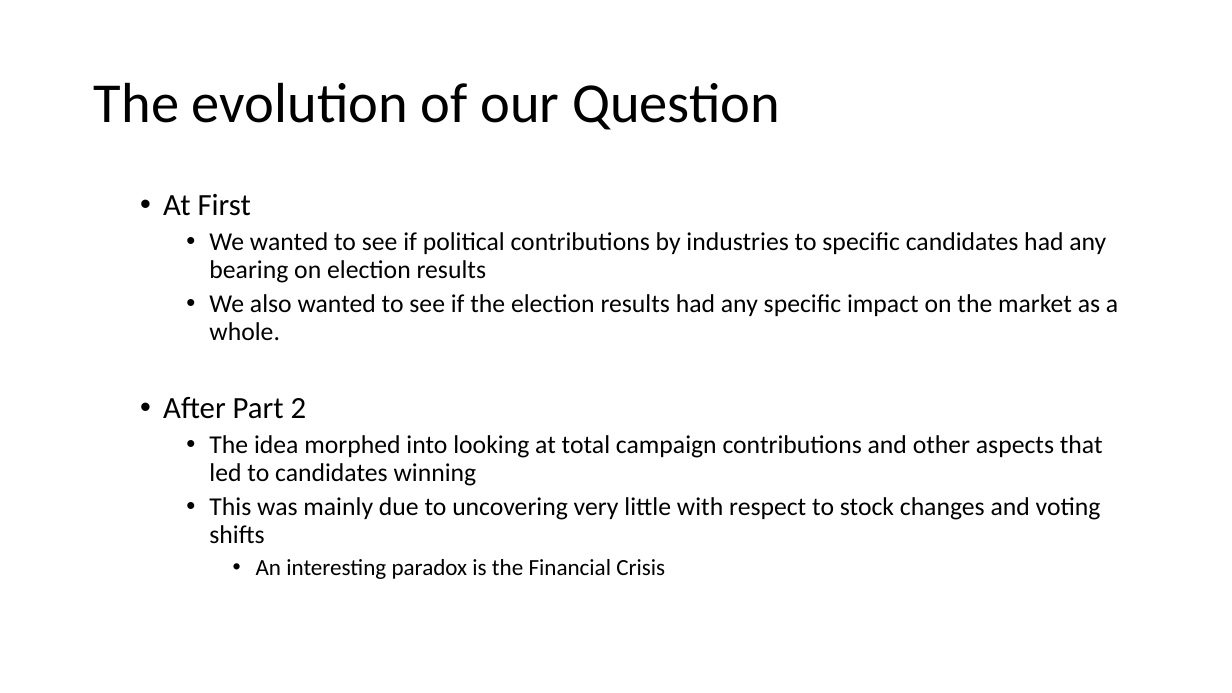
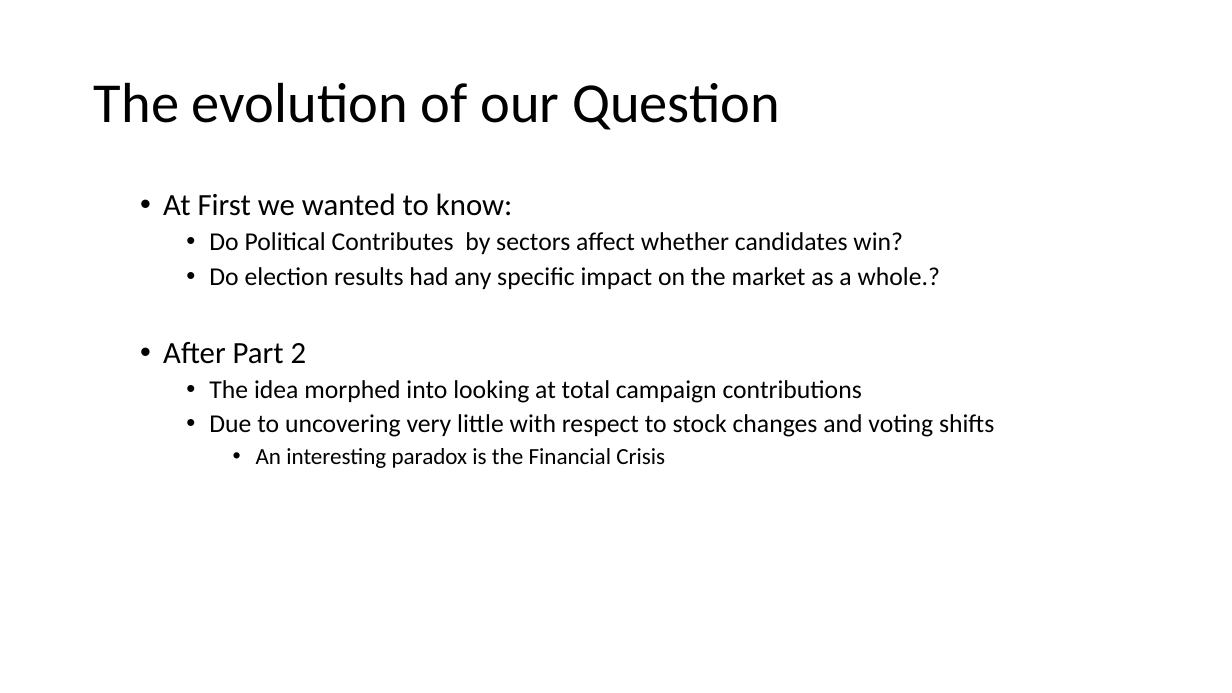
Before and after one commit to arifyali/50-percent-Chance-of-Awesome, a slide deck: slide 2 of Arif Slides.pptx. Drawn at 1232x693 pixels with LibreOffice and Linux fonts; fonts in the diff are those of the drawing. Boxes give left, top, right and bottom in pixels: in the first picture for what was removed or moved away, otherwise in the second. Text is boxed around its words. In the diff, an @@ line names an element or a change of style, - is before the commit and + after.

```diff
--- a/Arif Slides.pptx
+++ b/Arif Slides.pptx
@@ text at [163, 193, 940, 289]: text changed @@
-  • At First
-    • We wanted to see if political contributions by industries to specific candidates had any bearing on election results
-    • We also wanted to see if the election results had any specific impact on the market as a whole.
+  • At First we wanted to know:
+    • Do Political Contributes by sectors affect whether candidates win?
+    • Do election results had any specific impact on the market as a whole.?
@@ text at [209, 380, 994, 437]: text changed @@
-    • The idea morphed into looking at total campaign contributions and other aspects that led to candidates winning
-    • This was mainly due to uncovering very little with respect to stock changes and voting shifts
+    • The idea morphed into looking at total campaign contributions
+    • Due to uncovering very little with respect to stock changes and voting shifts
```
Also in this commit, not shown: 2 slides added, 1 slide removed.
